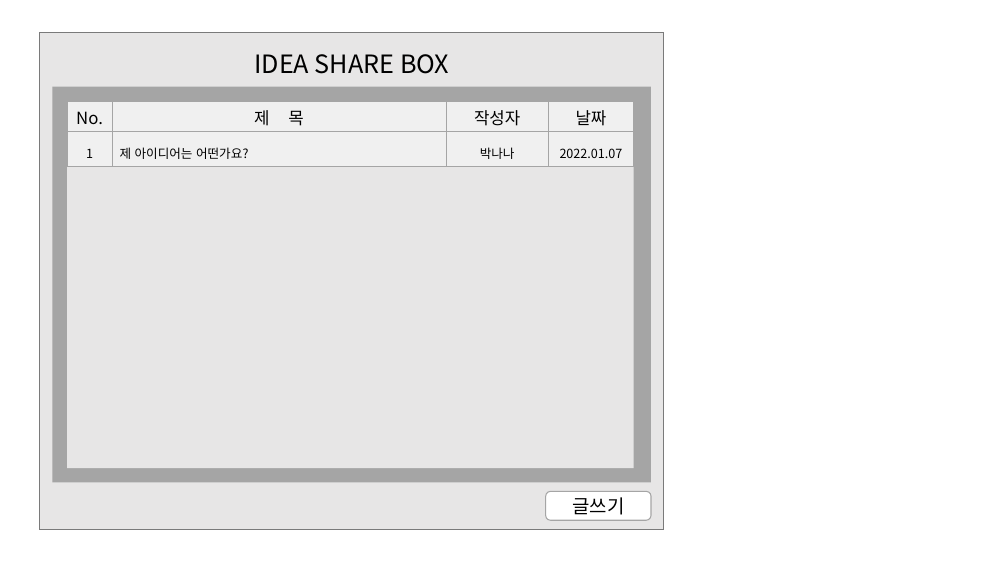
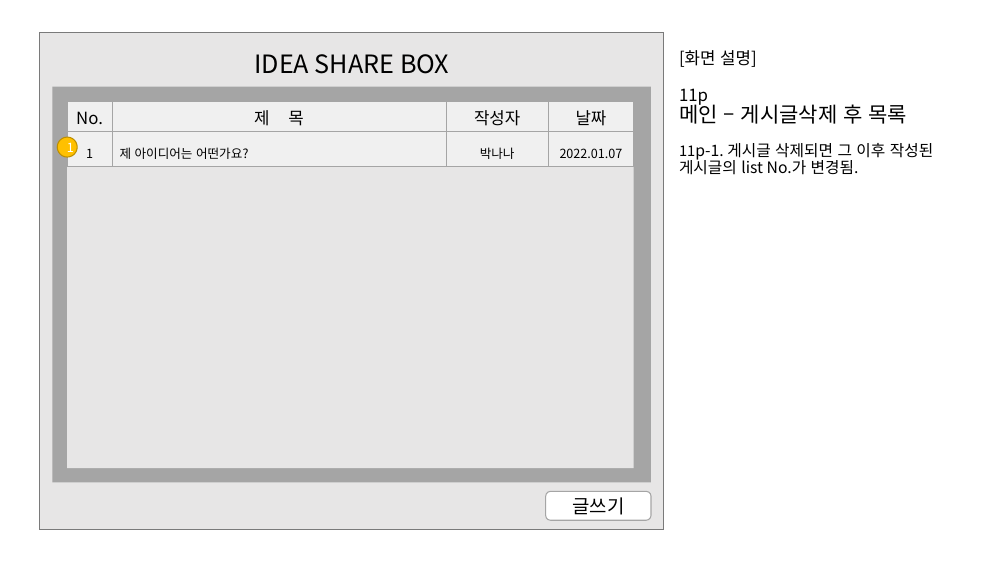
Before and after one commit to jwsimhj97/Fullstack, a slide deck: slide 13 of 소켓통신_심현정.pptx (slide 9 before the commit). Drawn at 1008x567 pixels with LibreOffice and Linux fonts; fonts in the diff are those of the drawing. Boxes give left, top, right and bottom in pixels: in the first picture for what was removed or moved away, otherwise in the second. Text is boxed around its words. In the diff, an @@ line names an element or a change of style, - is before the commit and + after.

```diff
--- a/소켓통신_심현정.pptx
+++ b/소켓통신_심현정.pptx
@@ title added at <box>679,50,908,124</box>, 20 pt, text #000000 @@
+[화면 설명]
+11p
+메인 – 게시글삭제 후 목록
@@ ellipse added at <box>57,137,77,157</box>, fill #FFC000, outline #BD8E00 1 pt, 12 pt, text #FFFFFF @@
+1
@@ text added at <box>679,143,933,175</box>, 15 pt, text #000000 @@
+11p-1. 게시글 삭제되면 그 이후 작성된 게시글의 list No.가 변경됨.
```
Also in this commit, not shown: 8 other slides changed, 4 slides added, 2 slides removed, 24 other files.
